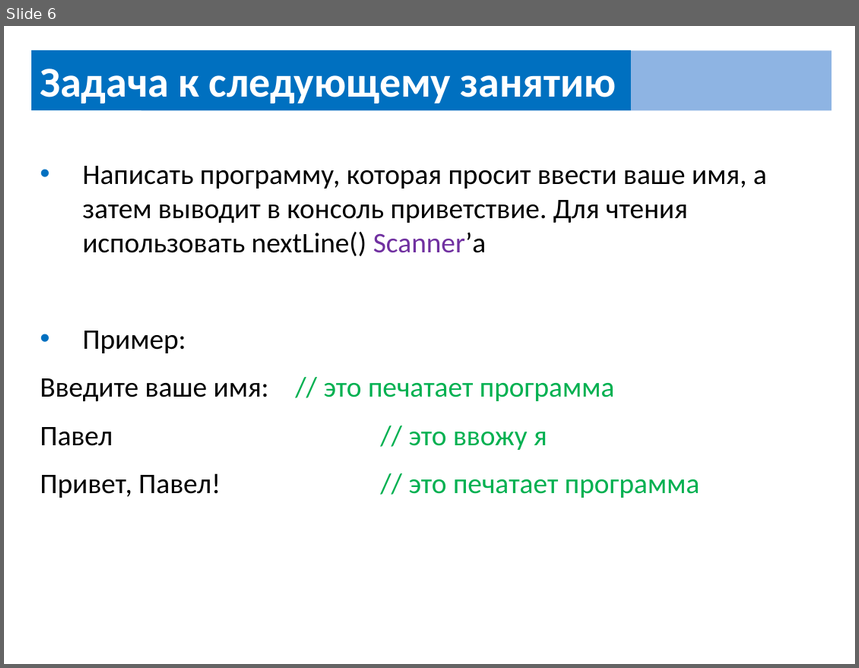
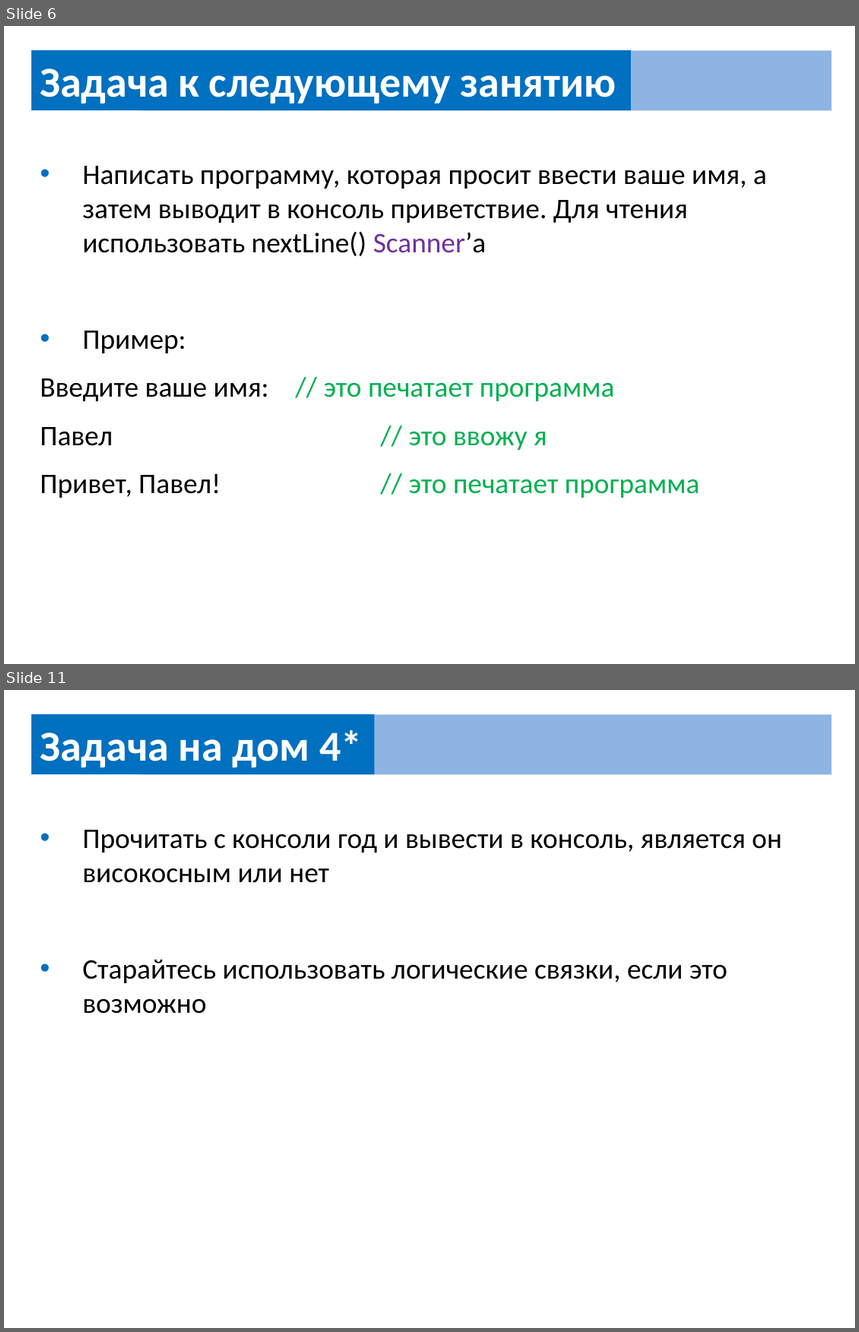
Before and after one commit to UsovaAnna/lesson, a slide deck: src/home/home_work.pptx. Shown one above the other, each under a label of ours: slide 6 before the commit, slides 6 and 11 after it; the slides between them are not shown. The pictures are 859x668 and 859x1332 pixels, drawn with LibreOffice and Linux fonts; fonts in the diff are those of the drawing. Boxes give left, top, right and bottom in pixels: in the first picture for what was removed or moved away, otherwise in the second. Text is boxed around its words. In the diff, an @@ line names an element or a change of style, - is before the commit and + after.

```diff
--- a/src/home/home_work.pptx
+++ b/src/home/home_work.pptx
@@ slide 11 added at [4, 690, 855, 1328], background #FFFFFF @@
@@ rectangle added at [31, 714, 374, 775], fill #0070C0, 36 pt, text #FFFFFF, bold @@
+Задача на дом 4*
@@ rectangle added at [141, 714, 832, 775], fill #8EB4E3 @@
@@ text added at [82, 830, 782, 1014], 24 pt, text #000000 @@
+• Прочитать с консоли год и вывести в консоль, является он високосным или нет
+• Старайтесь использовать логические связки, если это возможно
```
Also in this commit, not shown: 5 other slides added, 1 other file.
